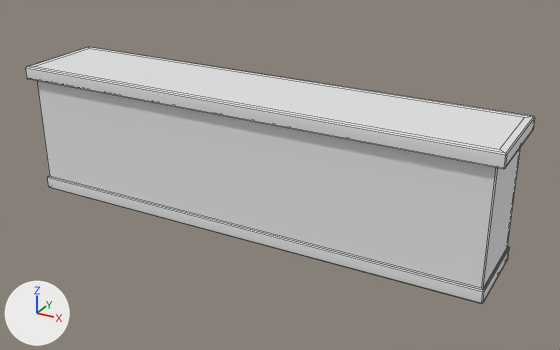
Before and after pictures for a commit that changed the FBX model Assets/Art/04_Props/Tables/Prop_Commisary_Bar.fbx.
Before and after are seen from a camera (50 mm lens) standing at (5.46, -7.24, 4.28) and looking at (1.45, 0.06, 0.63). Arrows for +X, +Y and +Z are at lower left; the lights stay in place. Mesh edges are drawn as thin lines. Where no turn or scale is listed for an object, it has been applied to the vertices.

The scene before the commit, as lines of its bpy script (objects in view):
```python
me_cube_004 = bpy.data.meshes.new('Cube.004')
me_cube_004.from_pydata(...)  # 80 vertices, 90 faces; spans x -1.8..4.13, y -0.58..0.58, z 0.0..1.65
ob_commisary_bar = bpy.data.objects.new('Commisary_Bar', me_cube_004)
ob_commisary_bar.location = (0.0, 0.0, 0.0)
```
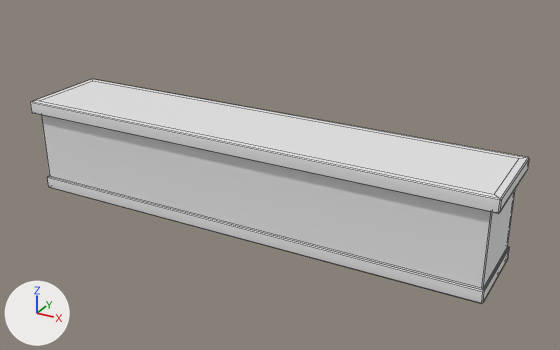
What differs and where, as boxes (x1, y1, x2, y2) in the pictures (560 x 350 px; the box of a moved part takes in the faces that stretch with it):
'Commisary_Bar', reshaped (12% shorter)
    before: (26, 47, 535, 303)
    after: (30, 79, 529, 303)
part 1 of me_cube_004, moved or reshaped
    before: (26, 47, 535, 226)
    after: (30, 79, 529, 226)

The edits, one by one:
me_cube_004 has 80 vertices, 90 faces and spans x -1.8..4.13, y -0.58..0.58, z 0.0..1.65.
me_cube_004 is used by ob_commisary_bar; location (0.0, 0.0, 0.0).
me_cube_004 part 1: all 40 vertices in x -1.8..4.13, y -0.58..0.58, z 1.48..1.65 are moved by (0.0, 0.0, -0.45).
